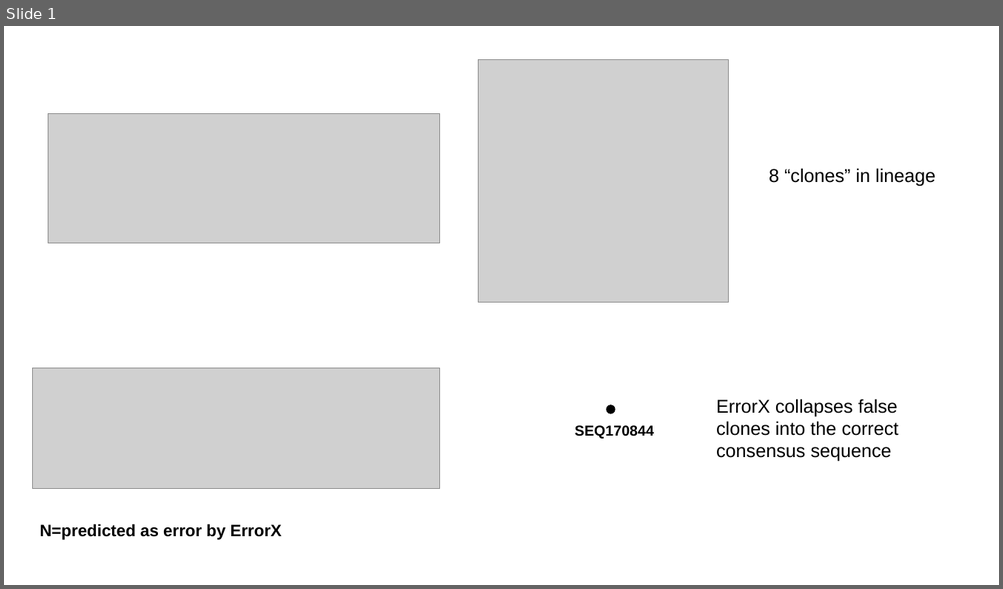
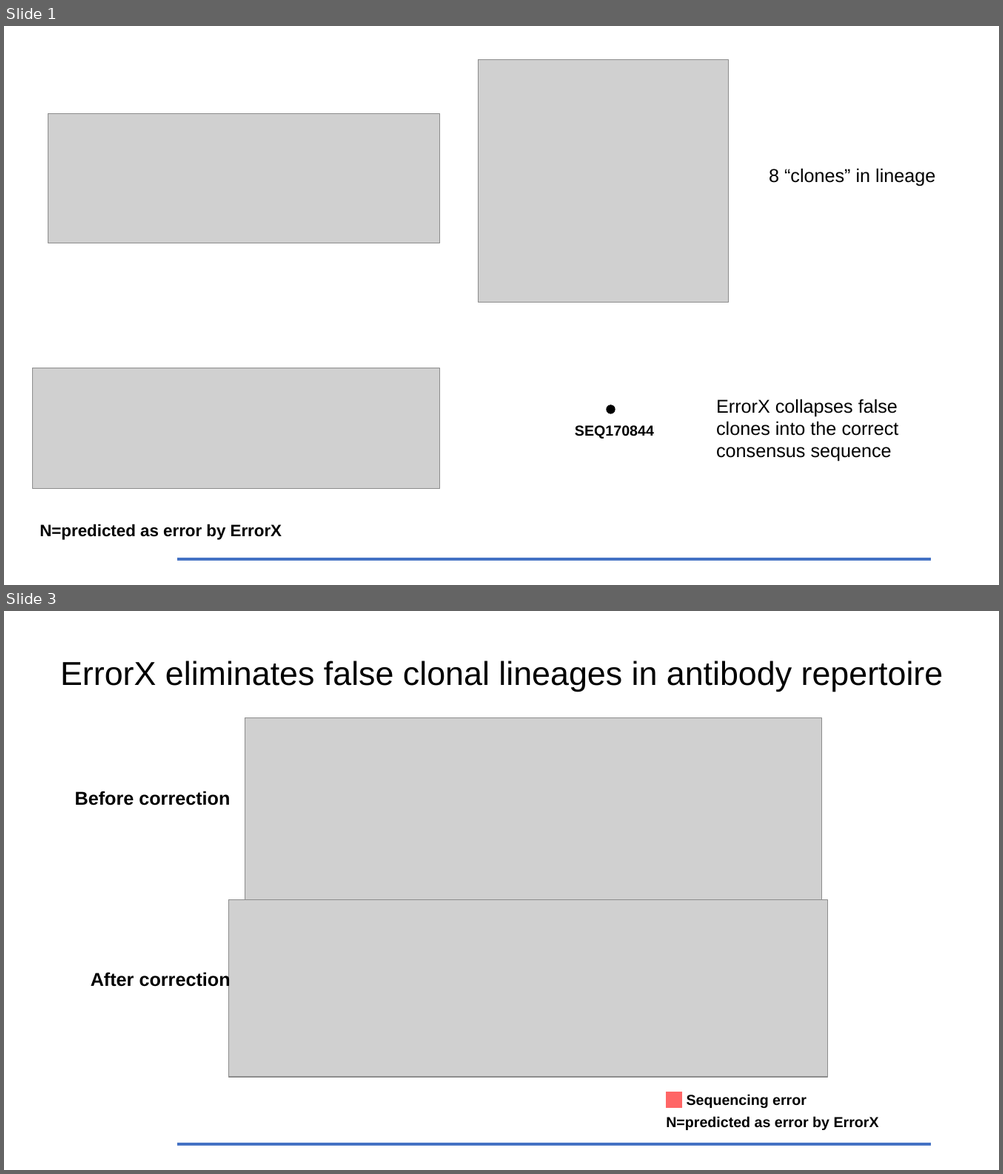
Before and after one commit to sevya/errorx, a slide deck: test_case/test_case_summary.pptx. Shown one above the other, each under a label of ours: slide 1 before the commit, slides 1 and 3 after it; the slides between them are not shown. The pictures are 1003x589 and 1003x1174 pixels, drawn with LibreOffice and Linux fonts; fonts in the diff are those of the drawing; grey boxes stand for pictures. Boxes give left, top, right and bottom in pixels: in the first picture for what was removed or moved away, otherwise in the second. Text is boxed around its words. In the diff, an @@ line names an element or a change of style, - is before the commit and + after.

```diff
--- a/test_case/test_case_summary.pptx
+++ b/test_case/test_case_summary.pptx
@@ slide 3 added at [4, 611, 999, 1170], background #FFFFFF; not listed: 1 template element that a slide beside it also shows @@
@@ title added at [60, 661, 943, 692], 32 pt, text #000000 @@
+ErrorX eliminates false clonal lineages in antibody repertoire
@@ picture added at [245, 718, 821, 908] @@
@@ text added at [75, 791, 230, 806], 18 pt, text #000000, bold @@
+Before correction
@@ picture added at [228, 900, 828, 1077] @@
@@ text added at [91, 971, 230, 991], 18 pt, text #000000, bold @@
+After correction
@@ text added at [686, 1094, 806, 1108], 14 pt, text #000000, bold @@
+__ Sequencing error
@@ text added at [666, 1116, 879, 1130], 14 pt, text #000000, bold @@
+N=predicted as error by ErrorX
@@ slide 1 changed as well @@
@@ line added from (177, 560) to (930, 560), #4472C4 3 pt @@
```
Also in this commit, not shown: 1 other slide added, 14 other files.
